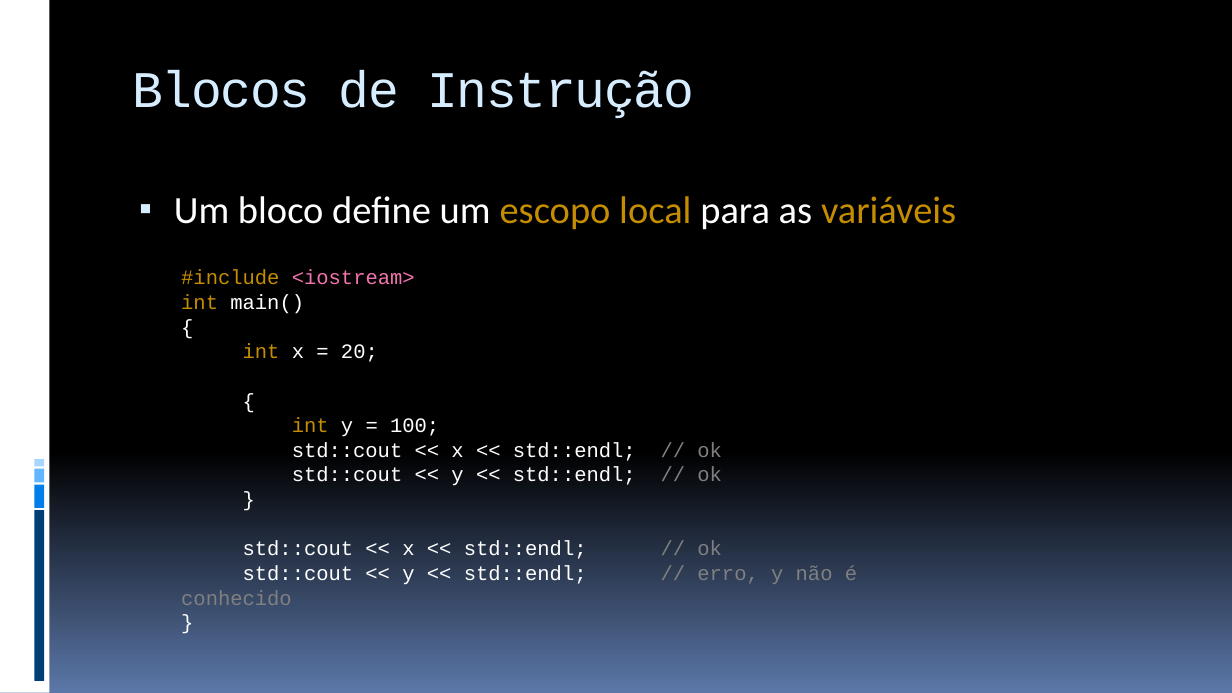
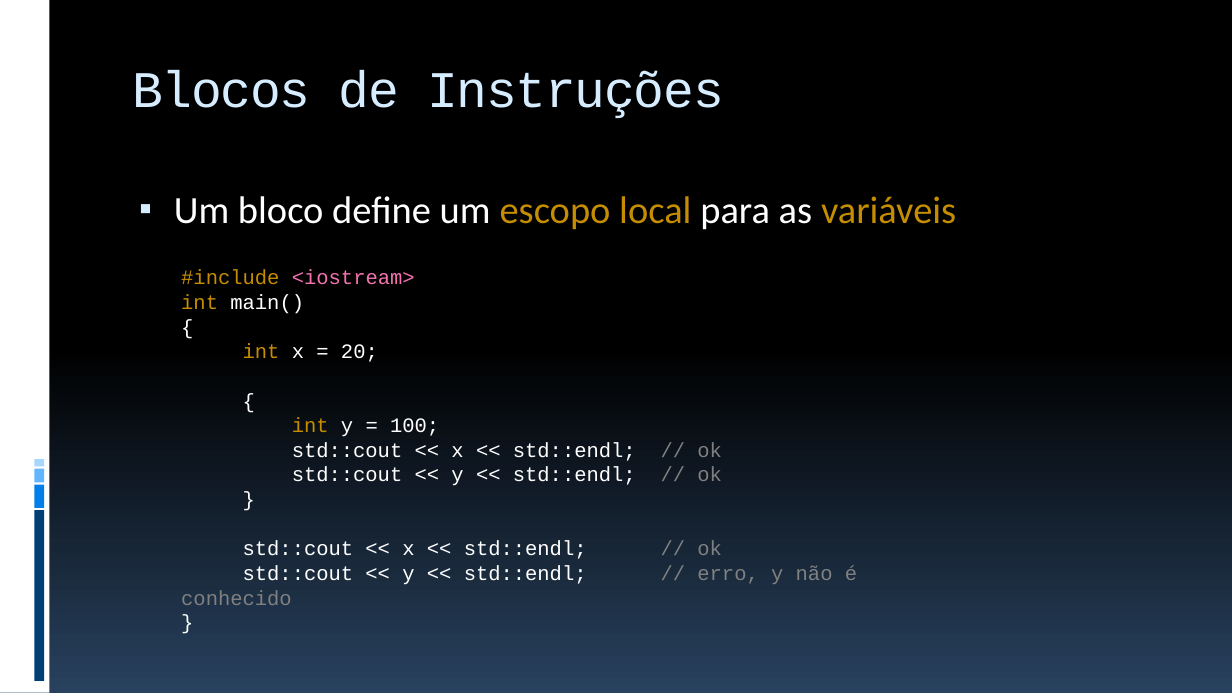
Before and after one commit to JudsonSS/ProgComp, a slide deck: slide 18 of Slides/17. Aplicações do Laço For.pptx. Drawn at 1232x693 pixels with LibreOffice and Linux fonts; fonts in the diff are those of the drawing. Boxes give left, top, right and bottom in pixels: in the first picture for what was removed or moved away, otherwise in the second. Text is boxed around its words. In the diff, an @@ line names an element or a change of style, - is before the commit and + after.

```diff
--- a/Slides/17. Aplicações do Laço For.pptx
+++ b/Slides/17. Aplicações do Laço For.pptx
@@ background gradient #000000 to #5B77A8 to gradient #000000 to #28415E @@
@@ title at (132,70,723,118): text changed @@
-Blocos de Instrução
+Blocos de Instruções
```
Also in this commit, not shown: 27 other slides changed, 1 slide added, 8 other files.
